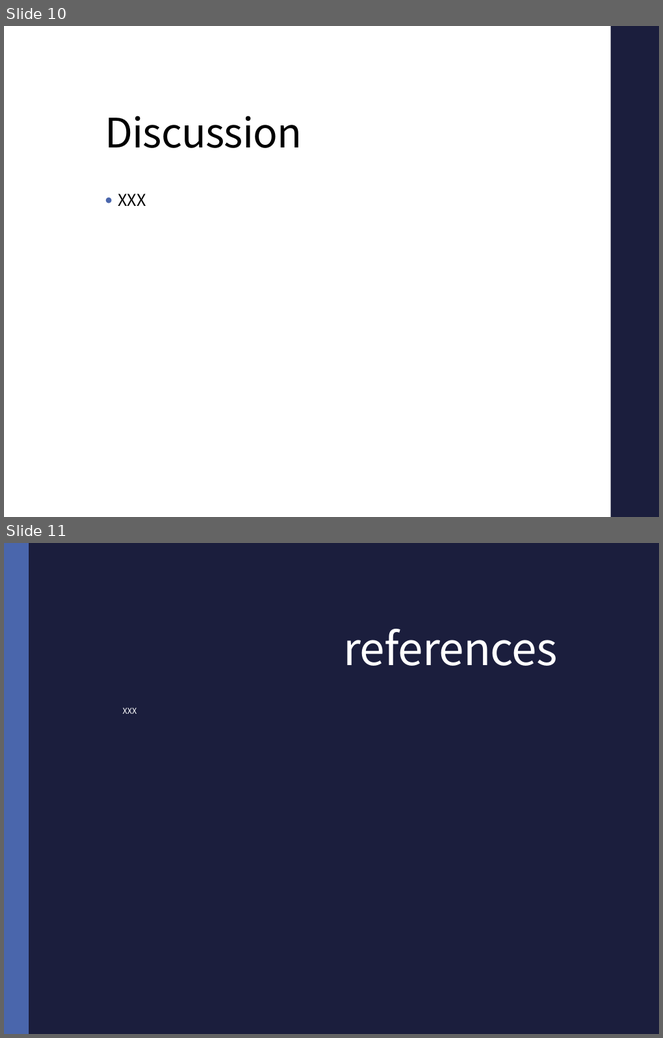
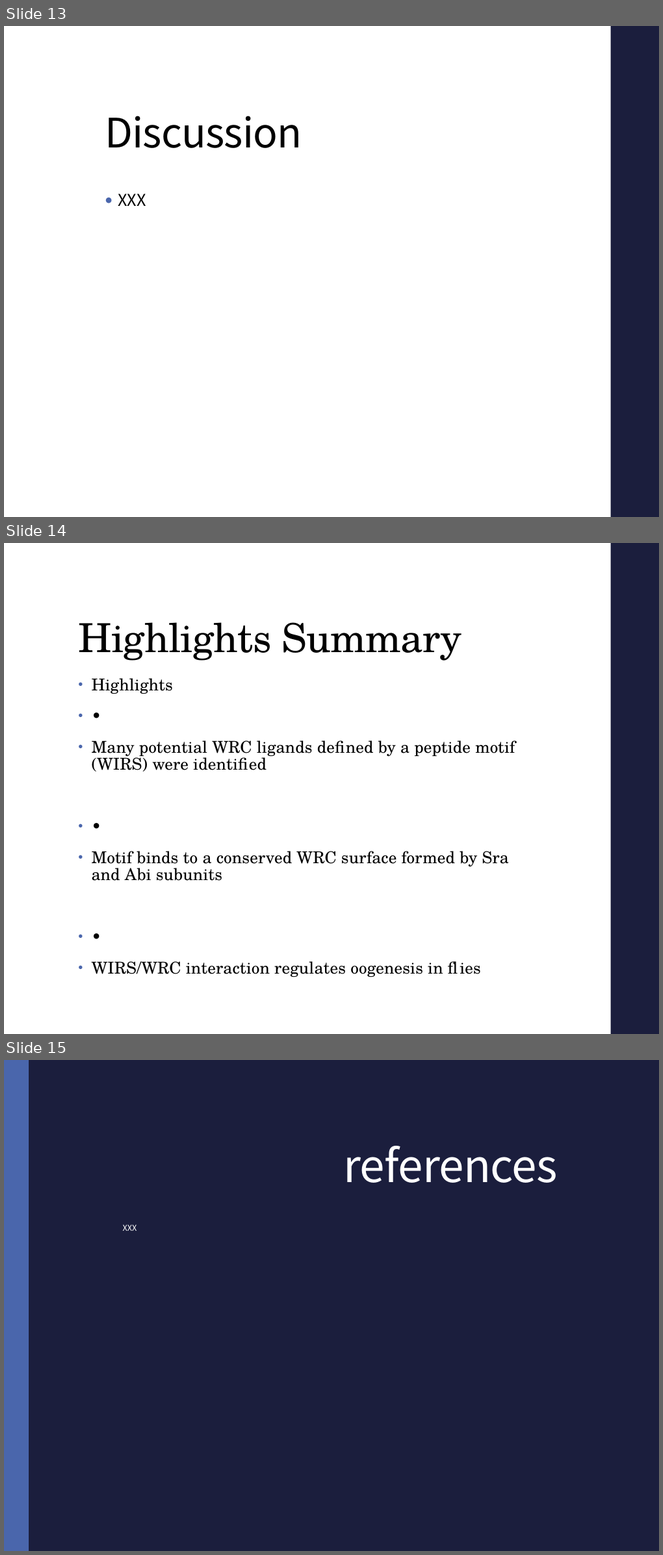
Before and after one commit to JiangXL/BIO331-ProteinStructure-Function-2018, a slide deck: 4-1 Cytoskeletal dynamics/JC.pptx. Shown one above the other, each under a label of ours: slides 10 and 11 before the commit, slides 13, 14 and 15 after it. The pictures are 663x1038 and 663x1555 pixels, drawn with LibreOffice and Linux fonts; fonts in the diff are those of the drawing. Boxes give left, top, right and bottom in pixels: in the first picture for what was removed or moved away, otherwise in the second. Text is boxed around its words. In the diff, an @@ line names an element or a change of style, - is before the commit and + after.

```diff
--- a/4-1 Cytoskeletal dynamics/JC.pptx
+++ b/4-1 Cytoskeletal dynamics/JC.pptx
@@ slide 14 added at (x1=4, y1=543, x2=659, y2=1034), background #FFFFFF; not listed: 1 template element that a slide beside it also shows @@
@@ title added at (x1=78, y1=622, x2=462, y2=661), 44 pt, text #000000 @@
+Highlights Summary
@@ text added at (x1=92, y1=678, x2=515, y2=977), 18 pt, text #000000 @@
+• Highlights
+• •
+• Many potential WRC ligands defined by a peptide motif (WIRS) were identified
+• •
+• Motif binds to a conserved WRC surface formed by Sra and Abi subunits
+• •
+• WIRS/WRC interaction regulates oogenesis in flies
@@ what was slide 10 is now slide 13 @@
@@ what was slide 11 is now slide 15 @@
```
Also in this commit, not shown: 1 slide changed, 4 other slides added.
